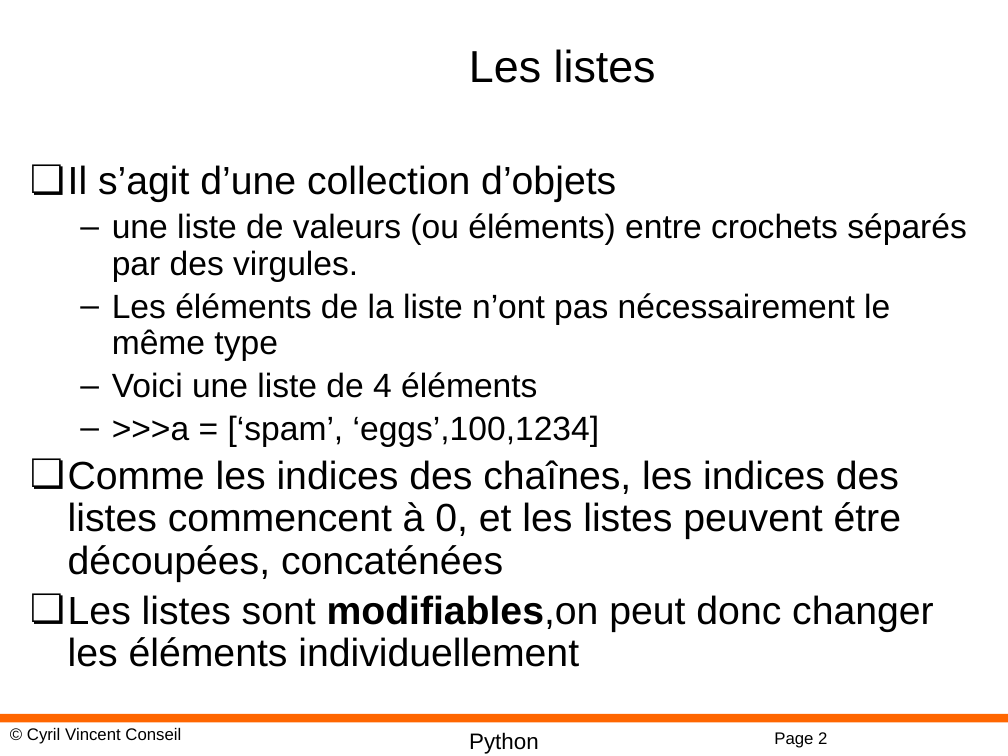
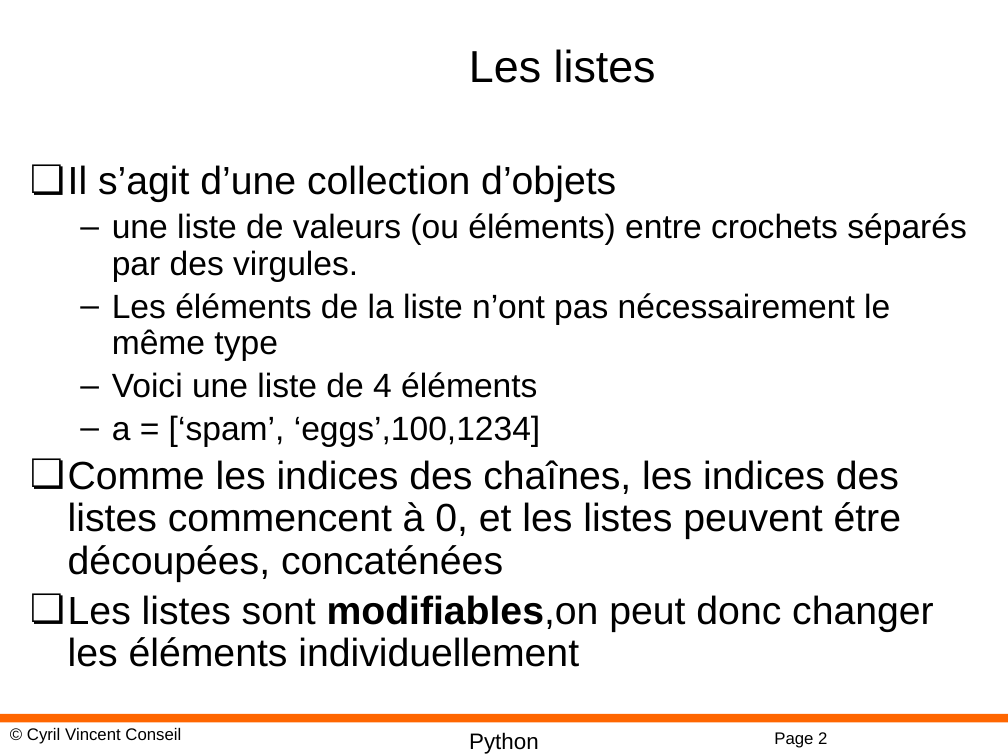
Before and after one commit to cyrilvincent/python, a slide deck: slide 2 of ppt/Python07-ComplexTypes.pptx. Drawn at 1008x756 pixels with LibreOffice and Linux fonts; fonts in the diff are those of the drawing; background and template pictures are left out. Boxes give left, top, right and bottom in pixels: in the first picture for what was removed or moved away, otherwise in the second. Text is boxed around its words. In the diff, an @@ line names an element or a change of style, - is before the commit and + after.

```diff
--- a/ppt/Python07-ComplexTypes.pptx
+++ b/ppt/Python07-ComplexTypes.pptx
@@ text at [112, 415, 540, 447]: text changed @@
-  – >>>a = [‘spam’, ‘eggs’,100,1234]
+  – a = [‘spam’, ‘eggs’,100,1234]
```
Also in this commit, not shown: 2 other files.
